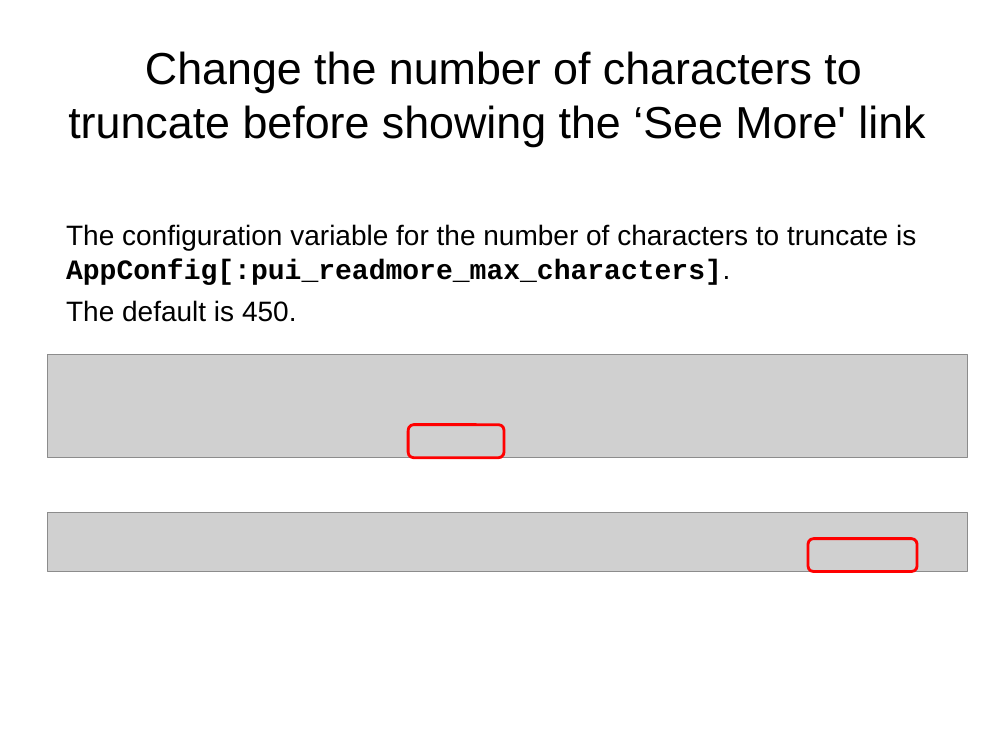
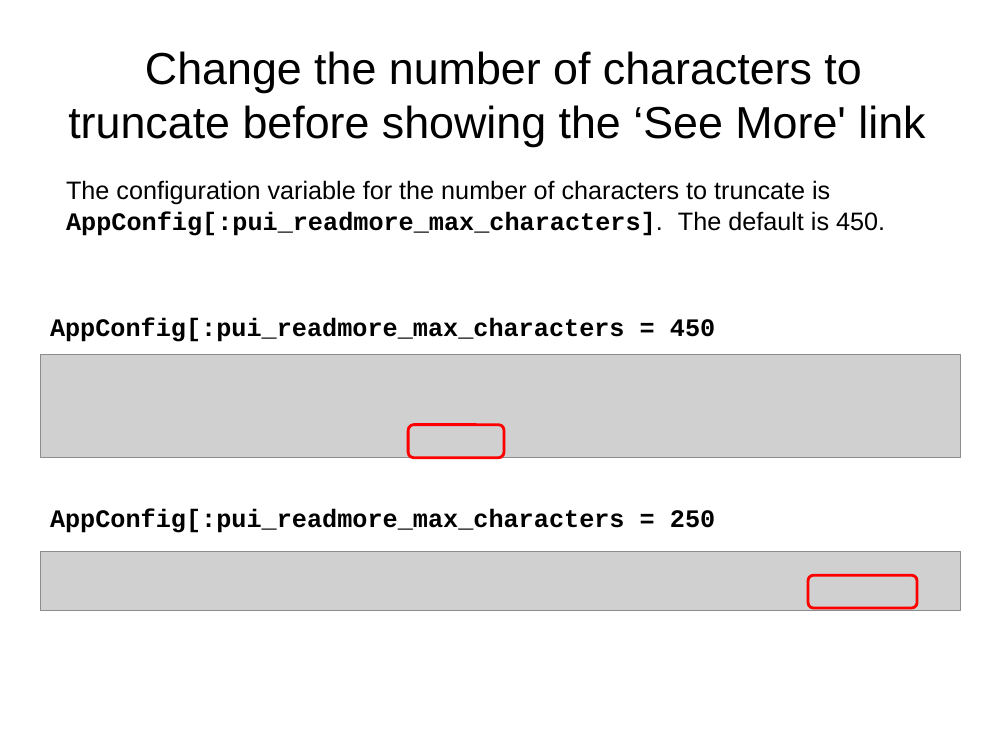
Before and after one commit to archivesspace/tech-docs, a slide deck: slide 11 of customization/customizing_PUI_examples/OnlineForumCustomizing.pptx. Drawn at 1008x756 pixels with LibreOffice and Linux fonts; fonts in the diff are those of the drawing; grey boxes stand for pictures; background and template pictures are left out. Boxes give left, top, right and bottom in pixels: in the first picture for what was removed or moved away, otherwise in the second. Text is boxed around its words. In the diff, an @@ line names an element or a change of style, - is before the commit and + after.

```diff
--- a/customization/customizing_PUI_examples/OnlineForumCustomizing.pptx
+++ b/customization/customizing_PUI_examples/OnlineForumCustomizing.pptx
@@ text at (x1=66, y1=180, x2=885, y2=236): text changed; size 20 to 18 pt @@
-The configuration variable for the number of characters to truncate is AppConfig[:pui_readmore_max_characters].
-The default is 450.
+The configuration variable for the number of characters to truncate is AppConfig[:pui_readmore_max_characters]. The default is 450.
@@ text added at (x1=50, y1=317, x2=715, y2=342), 18 pt, text #000000, bold @@
+AppConfig[:pui_readmore_max_characters = 450
@@ picture moved from (x1=47, y1=355, x2=968, y2=458) to (x1=40, y1=355, x2=961, y2=458) @@
@@ text added at (x1=50, y1=508, x2=715, y2=533), 18 pt, text #000000, bold @@
+AppConfig[:pui_readmore_max_characters = 250
@@ picture moved from (x1=47, y1=512, x2=968, y2=572) to (x1=40, y1=551, x2=961, y2=611) @@
@@ rounded rectangle moved from (x1=808, y1=538, x2=917, y2=572) to (x1=808, y1=576, x2=917, y2=609) @@
```
Also in this commit, not shown: 7 other slides changed.
